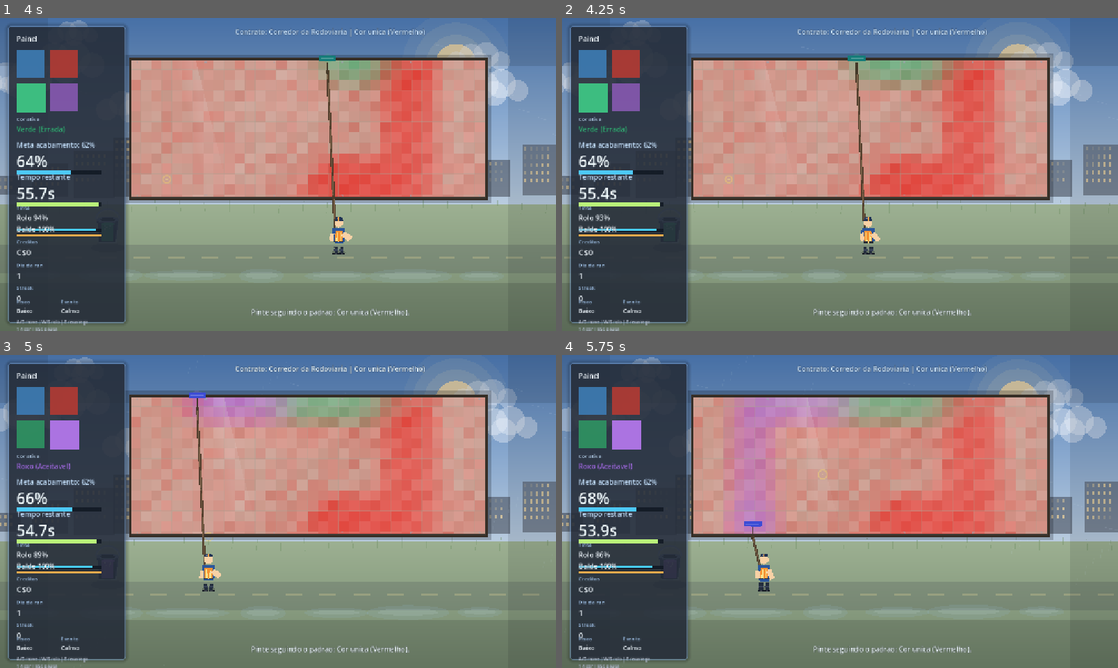
Above: before the commit, frames 1-4 (two rows, left to right).
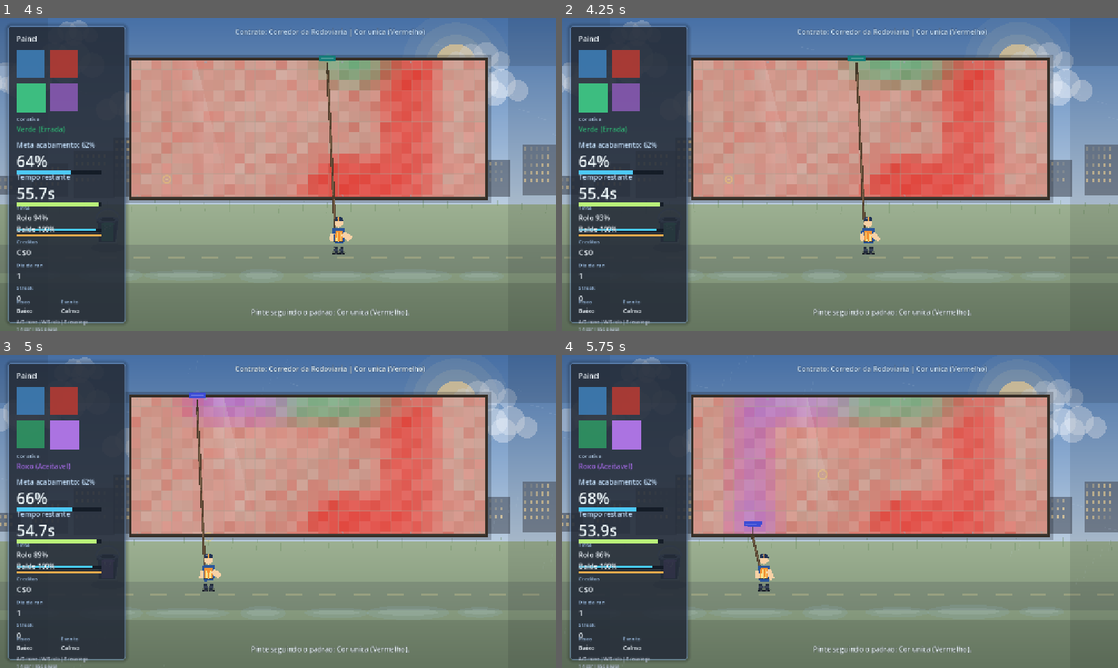
Above: after the commit, the same moments.

Repository: febiscaro/jogo
Game: Godot game, scene res://scenes/main.tscn
Two runs of this game, one before a commit and one after it. Both use one fixed random seed, a clock stepped at 60 frames per second and the inputs below.
Inputs (mouse positions are in pixels of both pictures, inside the frame that each line leads up to):
- Up to frame 1 (4 s): tap Enter at 0.5, 1.35, 2 s; move the mouse to (400, 158) at 0.52 s; hold Right (ui_right) 0.53-1.28 s; tap R at 0.6 s; click (400, 158) at 0.67 s; tap Space at 0.77, 1.25, 1.52, 3.02, 3.77 s; move the mouse to (166, 190) at 1.27 s; hold Down (ui_down) 1.28-2.03 s; move the mouse to (333, 105) at 2.02 s; hold Right (ui_right) 2.03-2.78 s; tap 1 at 2.1 s; move the mouse to (250, 237) at 2.77 s; hold Up (ui_up) 2.78-3.53 s; tap 2 at 2.85 s; click (250, 237) at 2.92 s; move the mouse to (444, 221) at 3.52 s; hold Left (ui_left) from 3.53 s (still down); tap 3 at 3.6 s
- Up to frame 2 (4.25 s): keep holding Left (ui_left)
- Up to frame 3 (5 s): keep holding Left (ui_left); move the mouse to (111, 464) at 4.27 s; tap 4 at 4.35 s; tap Space at 4.52 s
- Up to frame 4 (5.75 s): move the mouse to (867, 511) at 5.02 s; release Left (ui_left) at 5.03 s; hold Down (ui_down) from 5.03 s (still down); hold E from 5.03 s (still down); click (867, 511) at 5.17 s

Frame 1 is identical in both runs. In frame 2, 0.4% of the frame differs, in the area x 0-99%, y 0-77%; in frame 3, 0.3%; in frame 4, 0.4%.

Commit message:
Hotfix: reduz screen shake e suaviza camera durante chuva/eventos

Diff:
--- a/scripts/game.gd
+++ b/scripts/game.gd
@@ -96,6 +96,7 @@
 var _meta_total_credits: int = 0
 var _base_scene_position: Vector2 = Vector2.ZERO
 var _camera_shake_strength: float = 0.0
+var _camera_shake_phase: float = 0.0
 var _contract_target_color: Color = Color(0.31, 0.62, 0.90, 1.0)
 var _color_match_ratio: float = 1.0
 var _contract_pattern_mode: String = "solid"
@@ -710,6 +711,9 @@
 
 func _start_new_run() -> void:
 	_is_paused = false
+	_camera_shake_strength = 0.0
+	_camera_shake_phase = 0.0
+	position = _base_scene_position
 	_run_seed = int(_rng.randi())
 	_run_day = 1
 	_streak = 0
@@ -943,6 +947,7 @@
 
 	var melt_resist = clampf(float(_run_modifiers.get("melt_resist", 0.0)), 0.0, 0.82)
 	var damage_scale = maxf(0.04, event_damage_mult * (1.0 - melt_resist) * 0.22)
+	var rain_shake_impulse = 0.0
 
 	for i in range(_drops.size() - 1, -1, -1):
 		var drop: Dictionary = _drops[i]
@@ -958,8 +963,8 @@
 
 		if wall_rect.has_point(pos):
 			wall.call("damage_at", pos, radius * 2.0, power * damage_scale * delta)
-			if _rng.randf() < minf(1.0, delta * 1.8 * power):
-				_add_camera_shake(minf(2.2, power * 0.85))
+			if _rng.randf() < minf(1.0, delta * (0.8 + power * 0.25)):
+				rain_shake_impulse += 0.0045 * power
 			if _rng.randf() < minf(1.0, delta * 10.0):
 				var drop_color = drop.get("color", Color(0.70, 0.88, 1.0, 0.95))
 				_spawn_splash(pos, drop_color, clampf(power * 0.35, 0.35, 1.2))
@@ -968,6 +973,9 @@
 			_drops.remove_at(i)
 		else:
 			_drops[i] = drop
+
+	if rain_shake_impulse > 0.0:
+		_add_camera_shake(minf(0.045, rain_shake_impulse))
 
 
 func _spawn_drop(wall_rect: Rect2, pressure: float, speed_mult: float, radius_mult: float, wind_force: float) -> void:
@@ -1023,7 +1031,7 @@
 	var drain_mult = _event_value("player_drain_mult", 1.0)
 	if player.has_method("set_external_modifiers"):
 		player.call("set_external_modifiers", speed_mult, paint_mult, drain_mult)
-	_add_camera_shake(4.6)
+	_add_camera_shake(0.18)
 	if environment != null and environment.has_method("trigger_lightning"):
 		var flash_strength = 0.55 + maxf(0.0, _event_value("damage_mult", 1.0) - 1.0)
 		environment.call("trigger_lightning", flash_strength)
@@ -1086,11 +1094,11 @@
 			center_message.text = "Recarregando no balde..."
 		elif paint_ratio <= 0.08 and bucket_ratio <= 0.01:
 			center_message.text = "Sem tinta no rolo e balde vazio."
-			_add_camera_shake(2.2)
+			_add_camera_shake(0.05)
 		elif paint_ratio <= 0.20:
 			center_message.text = "Tanque baixo. Segure E ao lado do balde."
 			if int(floor(_hud_time * 2.0)) % 2 == 0:
-				_add_camera_shake(0.55)
+				_add_camera_shake(0.015)
 	_update_sidebar_meta()
 
 
@@ -1117,7 +1125,7 @@
 	_total_contracts_completed += 1
 	_reputation += 0.45 + quality
 	_run_day += 1
-	_add_camera_shake(2.8)
+	_add_camera_shake(0.10)
 
 	top_status.text = "Contrato entregue! +C$%d" % payout
 	center_message.visible = false
@@ -1145,7 +1153,7 @@
 
 	top_status.text = "RUN QUEBRADA"
 	top_status.modulate = Color(1.0, 0.48, 0.44, 1.0)
-	_add_camera_shake(8.0)
+	_add_camera_shake(0.28)
 	center_message.visible = false
 	center_message.text = ""
 
@@ -1438,19 +1446,22 @@
 
 
 func _add_camera_shake(amount: float) -> void:
-	_camera_shake_strength = minf(18.0, _camera_shake_strength + amount)
+	_camera_shake_strength = clampf(_camera_shake_strength + amount, 0.0, 1.0)
 
 
 func _update_camera_effects(delta: float) -> void:
-	_camera_shake_strength = maxf(0.0, _camera_shake_strength - delta * (7.4 + _camera_shake_strength * 0.52))
-	if _camera_shake_strength <= 0.01:
+	_camera_shake_strength = maxf(0.0, _camera_shake_strength - delta * 1.18)
+	if _camera_shake_strength <= 0.0001:
 		position = _base_scene_position
 		return
-	var offset = Vector2(
-		_rng.randf_range(-1.0, 1.0),
-		_rng.randf_range(-1.0, 1.0)
-	) * _camera_shake_strength
-	position = _base_scene_position + offset
+	_camera_shake_phase += delta * (24.0 + _camera_shake_strength * 16.0)
+	var amplitude = 6.0 * _camera_shake_strength * _camera_shake_strength
+	var sx = sin(_camera_shake_phase * 1.9) + sin(_camera_shake_phase * 2.7 + 1.1)
+	var sy = cos(_camera_shake_phase * 1.7) + sin(_camera_shake_phase * 2.4 + 0.6)
+	var dir = Vector2(sx, sy)
+	if dir.length_squared() > 0.0001:
+		dir = dir.normalized()
+	position = _base_scene_position + (dir * amplitude)
 
 
 func _update_sidebar_meta() -> void:
